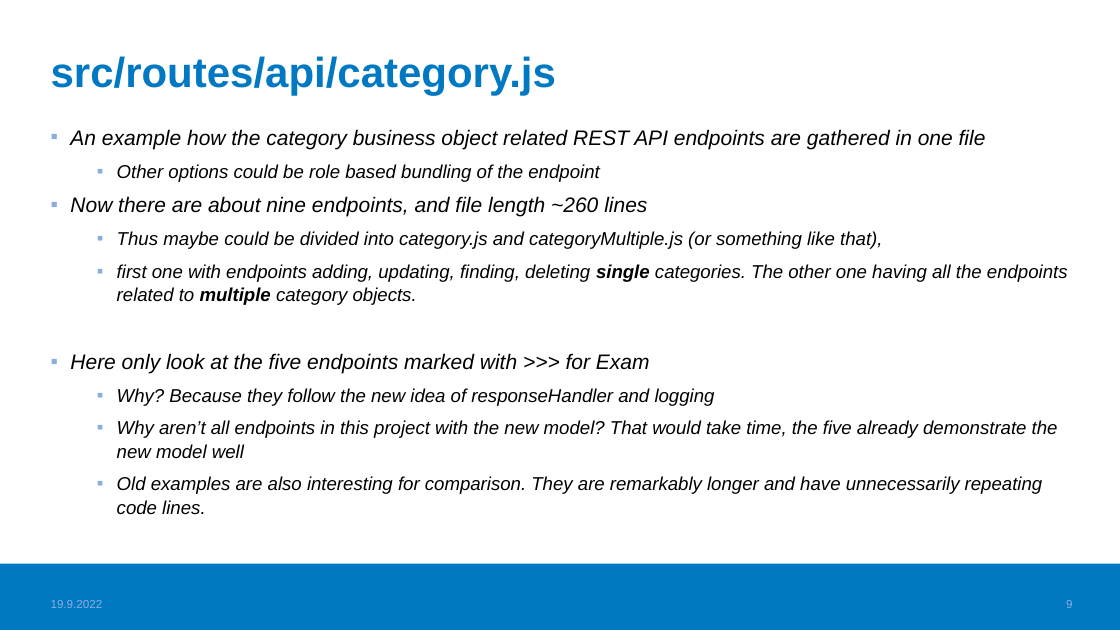
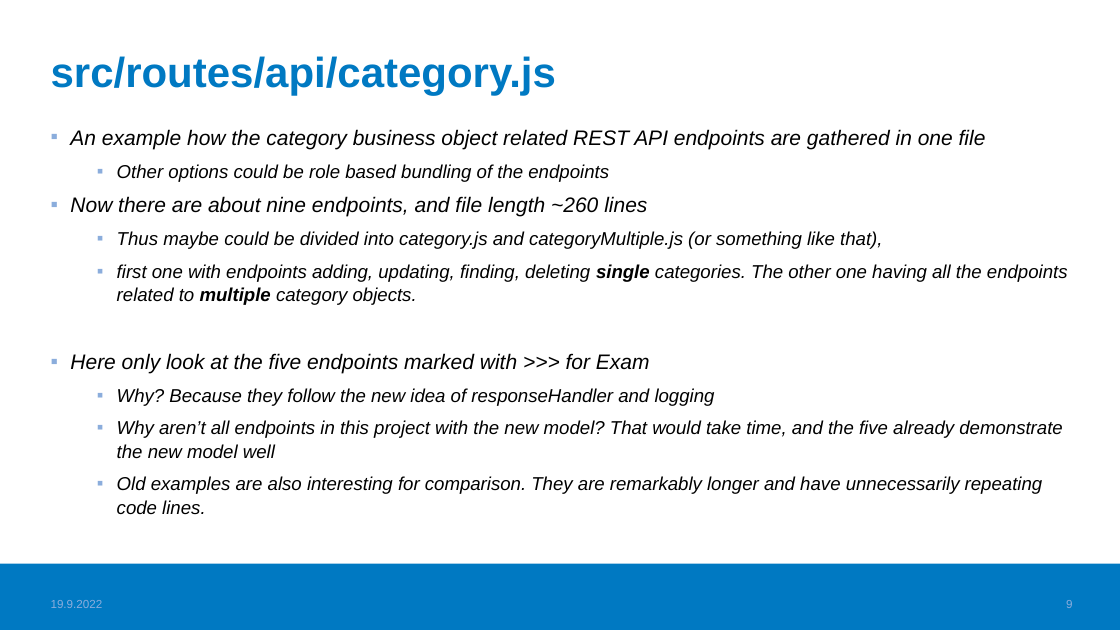
Before and after one commit to valju/idea-case-backend, a slide deck: slide 9 of BackendDemoProject_ForExam.pptx. Drawn at 1120x630 pixels with LibreOffice and Linux fonts; fonts in the diff are those of the drawing; background and template pictures are left out. Boxes give left, top, right and bottom in pixels: in the first picture for what was removed or moved away, otherwise in the second. Text is boxed around its words. In the diff, an @@ line names an element or a change of style, - is before the commit and + after.

```diff
--- a/BackendDemoProject_ForExam.pptx
+++ b/BackendDemoProject_ForExam.pptx
@@ text at (x1=117, y1=164, x2=609, y2=182): text changed @@
-  ▪ Other options could be role based bundling of the endpoint
+  ▪ Other options could be role based bundling of the endpoints
@@ text at (x1=117, y1=420, x2=1062, y2=459): text changed @@
-  ▪ Why aren’t all endpoints in this project with the new model? That would take time, the five already demonstrate the new model well
+  ▪ Why aren’t all endpoints in this project with the new model? That would take time, and the five already demonstrate the new model well
```
Also in this commit, not shown: 6 other files.
